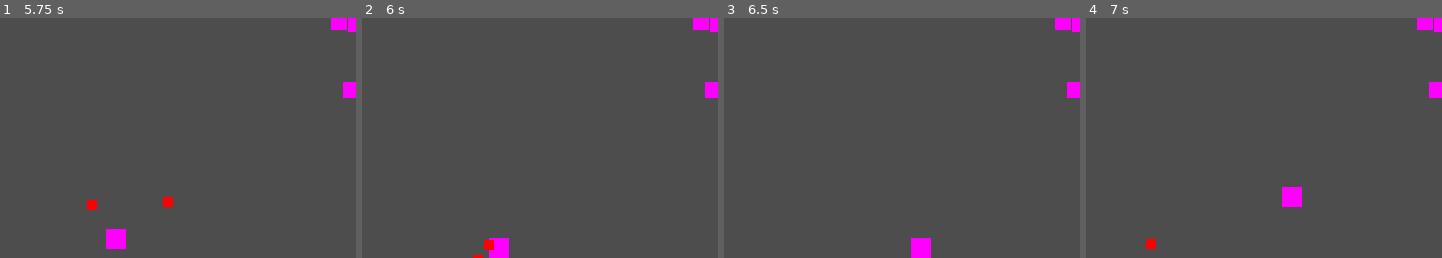
Above: before the commit, frames 1-4 (left to right).
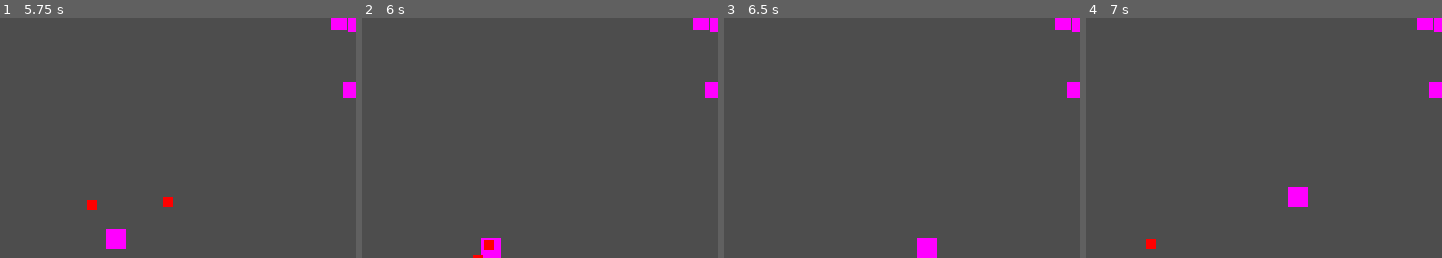
Above: after the commit, the same moments.

Repository: InRe-Dan/MiniJameGam34
Game: Godot game, scene res://Main/main.tscn
Two runs of this game, one before a commit and one after it. Both use one fixed random seed, a clock stepped at 60 frames per second and the inputs below.
Inputs:
- Up to frame 1 (5.75 s): tap Enter at 0.5 s; hold D (move_right) 0.53-1.28 s; hold S (move_down) 1.28-2.03 s; hold D (move_right) 2.03-2.78 s; hold W (move_up) 2.78-3.53 s; hold A (move_left) 3.53-5.03 s; hold S (move_down) from 5.03 s (still down)
- Up to frame 2 (6 s): release S (move_down) at 5.78 s; hold D (move_right) from 5.78 s (still down)
- Up to frame 3 (6.5 s): keep holding D (move_right)
- Up to frame 4 (7 s): release D (move_right) at 6.53 s; hold W (move_up) from 6.53 s (still down)
The pictures show only the part of the screen within x 33-83%, y 50-100%; the shares and areas given below are measured in that part.

Frame 1 is identical in both runs. In frame 2, 0.3% of the frame differs, in the area x 33-42%, y 91-100%; in frame 3, 0.3%; in frame 4, 0.3%.

Commit message:
Hazard force
Projectile hazards push player around as a combination of force and speed factors

Diff:
--- a/Hazard/Hazards/tomato.tscn
+++ b/Hazard/Hazards/tomato.tscn
@@ -5,4 +5,4 @@
 [node name="Tomato" instance=ExtResource("1_n2gfx")]
 modulate = Color(1, 0, 0, 1)
 speed = 240.0
-damage = 10.0
+force = 1.0
--- a/Hazard/hazard.gd
+++ b/Hazard/hazard.gd
@@ -3,7 +3,7 @@
 ## Hazard class
 
 @export var speed: float
-@export var damage: float
+@export var force: float
 
 var velocity: Vector2 = Vector2.ZERO
 var direction: Vector2 = Vector2.ZERO
@@ -24,4 +24,4 @@
 func _on_body_entered(body: Node2D) -> void:
 	if not body is Player: return
 
-	(body as Player).hit()
+	(body as Player).hit(direction * speed * force * 5)
--- a/Hazard/hazard.tscn
+++ b/Hazard/hazard.tscn
@@ -12,7 +12,6 @@
 collision_layer = 4
 monitorable = false
 script = ExtResource("1_rvm33")
-speed = null
 
 [node name="Sprite2D" type="Sprite2D" parent="."]
 texture = SubResource("PlaceholderTexture2D_thfl7")
--- a/Player/player.gd
+++ b/Player/player.gd
@@ -24,5 +24,5 @@
 
 
 ## Hits the player with the hazard
-func hit() -> void:
-	pass
+func hit(impulse: Vector2) -> void:
+	velocity += impulse
